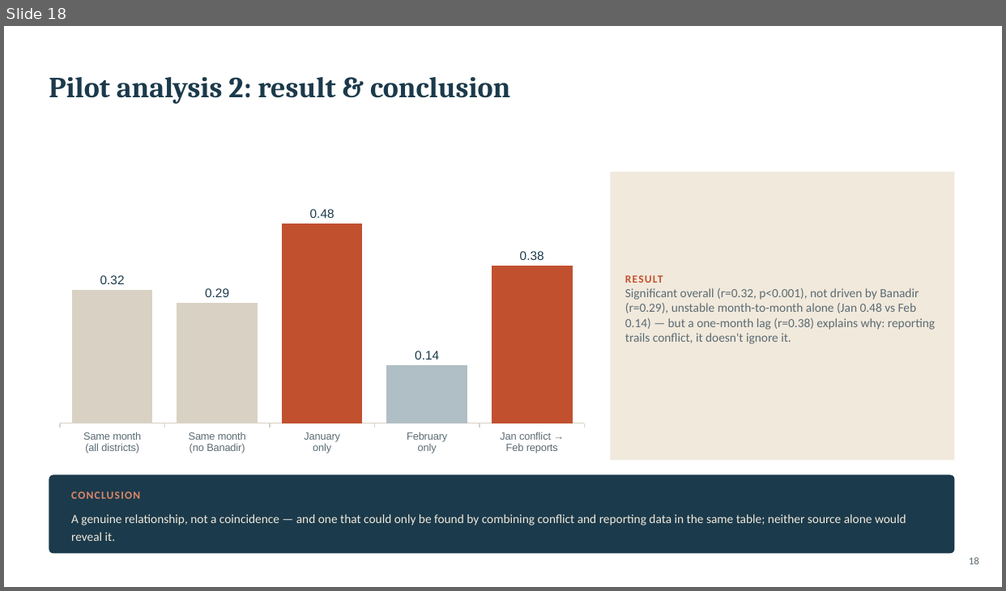
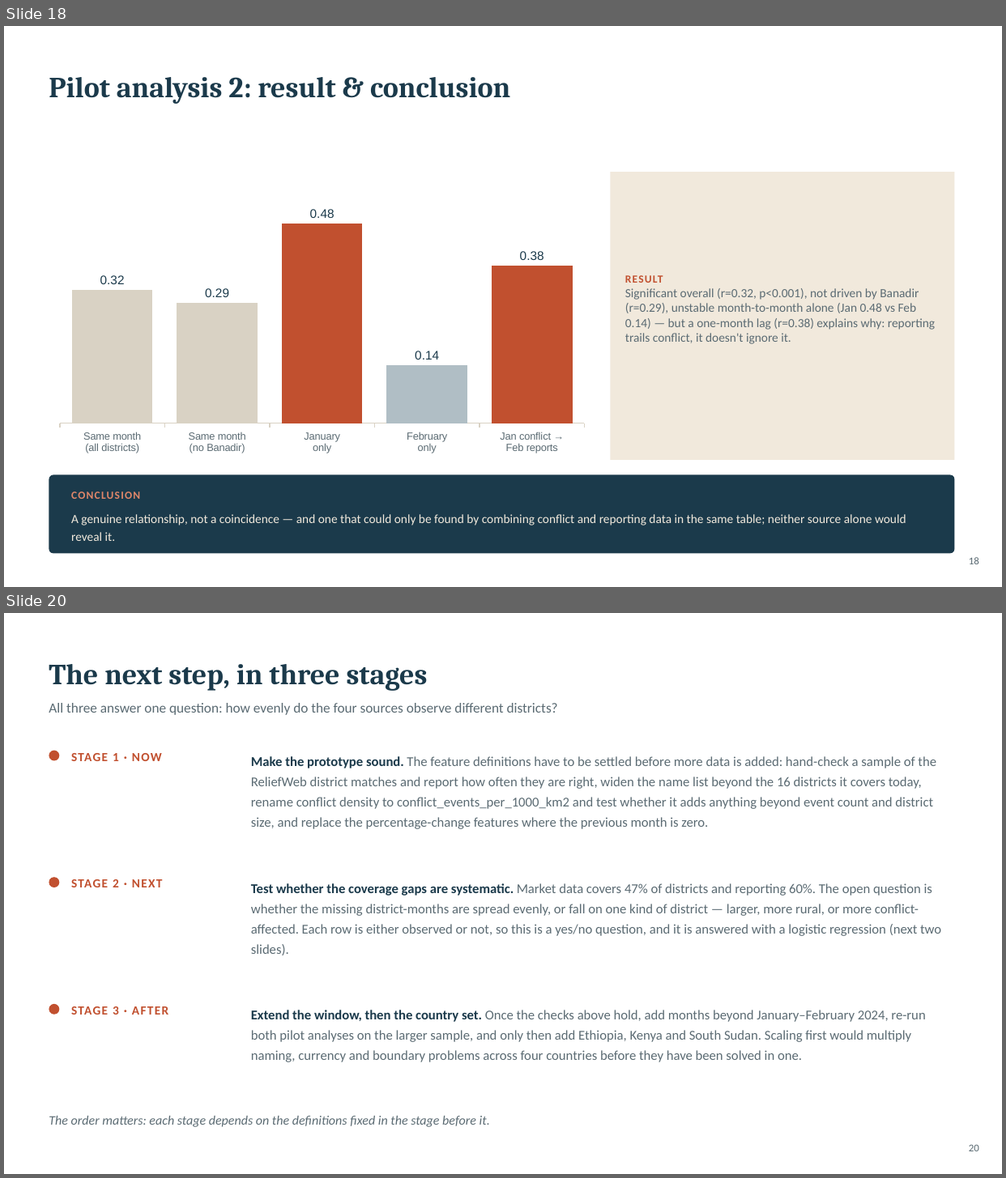
Before and after one commit to hcfgsqm2q7-lang/Dissertation---Samuel-Aracena, a slide deck: weekly_meetings/2026_08_03_slides.pptx. Shown one above the other, each under a label of ours: slide 18 before the commit, slides 18 and 20 after it; the slides between them are not shown. The pictures are 1006x591 and 1006x1178 pixels, drawn with LibreOffice and Linux fonts; fonts in the diff are those of the drawing. Boxes give left, top, right and bottom in pixels: in the first picture for what was removed or moved away, otherwise in the second. Text is boxed around its words. In the diff, an @@ line names an element or a change of style, - is before the commit and + after.

```diff
--- a/weekly_meetings/2026_08_03_slides.pptx
+++ b/weekly_meetings/2026_08_03_slides.pptx
@@ slide 20 added at <box>4,613,1002,1174</box>, background #FFFFFF @@
@@ text added at <box>49,664,428,691</box>, 28 pt, text #1B3A4B, bold @@
+The next step, in three stages
@@ text added at <box>49,703,558,715</box>, 13.5 pt, text #5B6B73 @@
+All three answer one question: how evenly do the four sources observe different districts?
@@ ellipse added at <box>49,751,59,761</box>, fill #C1502F @@
@@ text added at <box>71,753,162,761</box>, 12 pt, text #C1502F, bold @@
+STAGE 1 · NOW
@@ text added at <box>251,756,936,829</box>, 13 pt, text #5B6B73 @@
+Make the prototype sound. The feature definitions have to be settled before more data is added: hand-check a sample of the ReliefWeb district matches and report how often they are right, widen the name list beyond the 16 districts it covers today, rename conflict density to conflict_events_per_1000_km2 and test whether it adds anything beyond event count and district size, and replace the percentage-change features where the previous month is zero.
@@ ellipse added at <box>49,877,59,888</box>, fill #C1502F @@
@@ text added at <box>71,879,163,888</box>, 12 pt, text #C1502F, bold @@
+STAGE 2 · NEXT
@@ text added at <box>251,884,941,956</box>, 13 pt, text #5B6B73 @@
+Test whether the coverage gaps are systematic. Market data covers 47% of districts and reporting 60%. The open question is whether the missing district-months are spread evenly, or fall on one kind of district — larger, more rural, or more conflict-affected. Each row is either observed or not, so this is a yes/no question, and it is answered with a logistic regression (next two slides).
@@ ellipse added at <box>49,1004,59,1015</box>, fill #C1502F @@
@@ text added at <box>71,1007,168,1015</box>, 12 pt, text #C1502F, bold @@
+STAGE 3 · AFTER
@@ text added at <box>251,1010,925,1063</box>, 13 pt, text #5B6B73 @@
+Extend the window, then the country set. Once the checks above hold, add months beyond January–February 2024, re-run both pilot analyses on the larger sample, and only then add Ethiopia, Kenya and South Sudan. Scaling first would multiply naming, currency and boundary problems across four countries before they have been solved in one.
@@ text added at <box>49,1116,490,1127</box>, 12.5 pt, text #5B6B73, italic @@
+The order matters: each stage depends on the definitions fixed in the stage before it.
@@ text added at <box>969,1144,979,1152</box>, 10 pt, text #5B6B73 @@
+20
```
Also in this commit, not shown: 1 slide changed, 2 other slides added, 1 other file.
